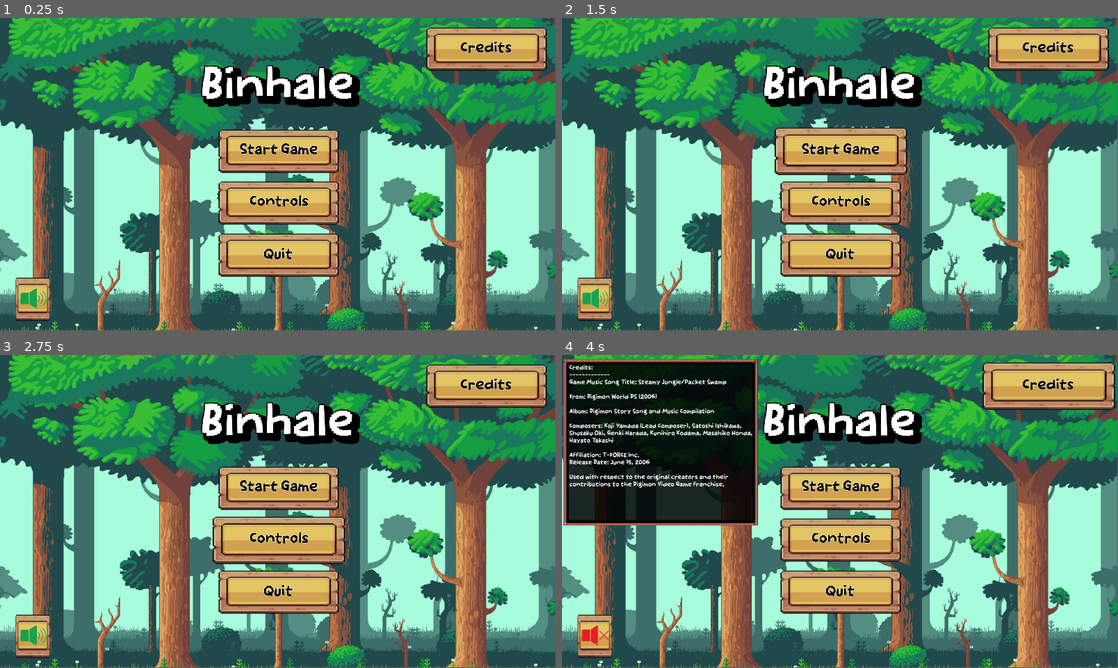
Above: before the commit, frames 1-4 (two rows, left to right).
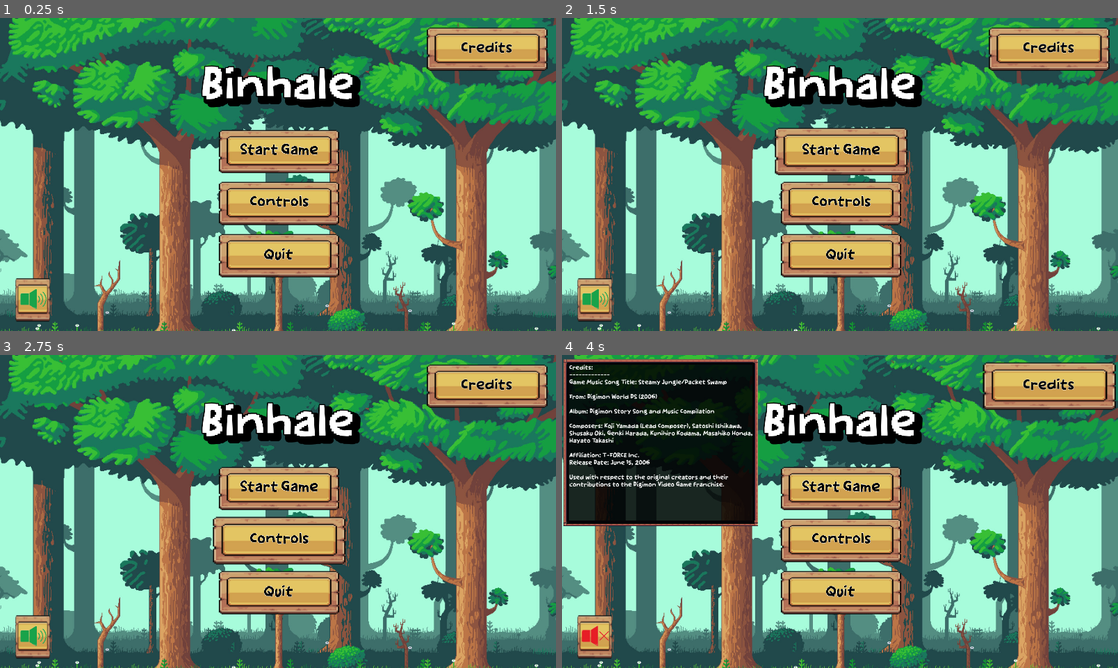
Above: after the commit, the same moments.

Repository: StevenKelly03/Binhale-Web_Build
Game: Godot game, scene res://Binhale/Scenes/main_menu.tscn
Two runs of this game, one before a commit and one after it. Both use one fixed random seed, a clock stepped at 60 frames per second and the inputs below. Sound files missing from this copy of the repository are replaced by a short silence.
Inputs (mouse positions are in pixels of both pictures, inside the frame that each line leads up to):
- Up to frame 1 (0.25 s): no input
- Up to frame 2 (1.5 s): click (840, 152) at 0.5 s; click (840, 152) at 1.25 s
- Up to frame 3 (2.75 s): click (278, 539) at 2 s
- Up to frame 4 (4 s): click (595, 633) at 2.75 s; click (1045, 386) at 3.5 s
In our replay, the window is 799x449 before the commit and 800x450 after it. These sizes can differ from the game's own. Grey fills any space a smaller window leaves; there, only what the larger window draws over its background counts as a difference.

The runs differ from the first frame. In frame 1, 9.0% of the frame differs, in the area x 0-100%, y 0-100%; in frame 2, 8.9%; in frame 3, 9.1%; in frame 4, 10%.

Commit message:
Changed some small things

Diff:
--- a/project/project.godot
+++ b/project/project.godot
@@ -26,6 +26,8 @@
 
 window/size/viewport_width=1920
 window/size/viewport_height=1080
+window/size/mode=3
+window/stretch/mode="viewport"
 
 [global_group]
 
Not shown, changed: project/export_presets.cfg
Not shown, added: build/web/index.apple-touch-icon.png
Not shown, added: build/web/index.audio.worklet.js
Not shown, changed: build/web/index.html
Not shown, added: build/web/index.icon.png
Not shown, added: build/web/index.js
Not shown, added: build/web/index.pck
Not shown, added: build/web/index.png
Not shown, added: build/web/index.wasm
